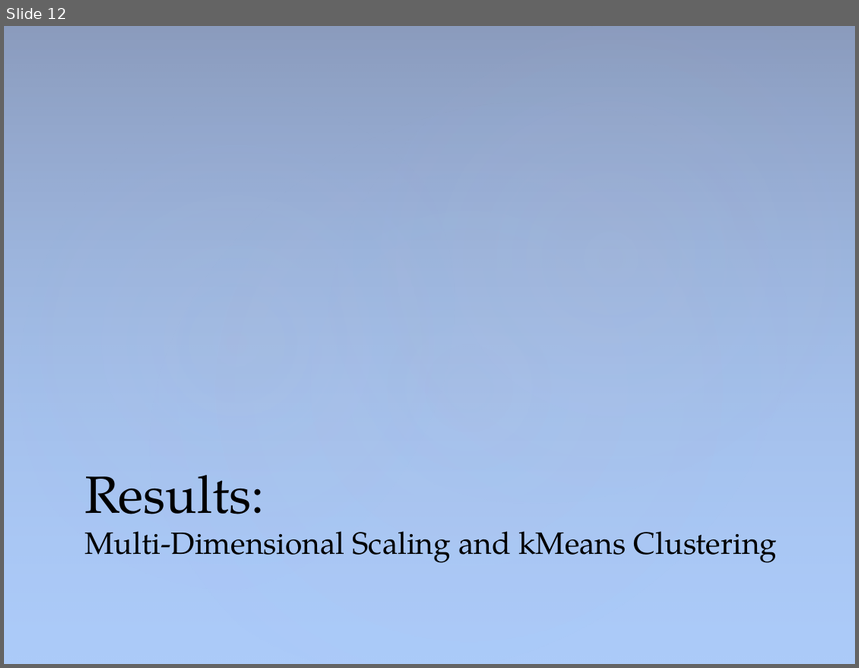
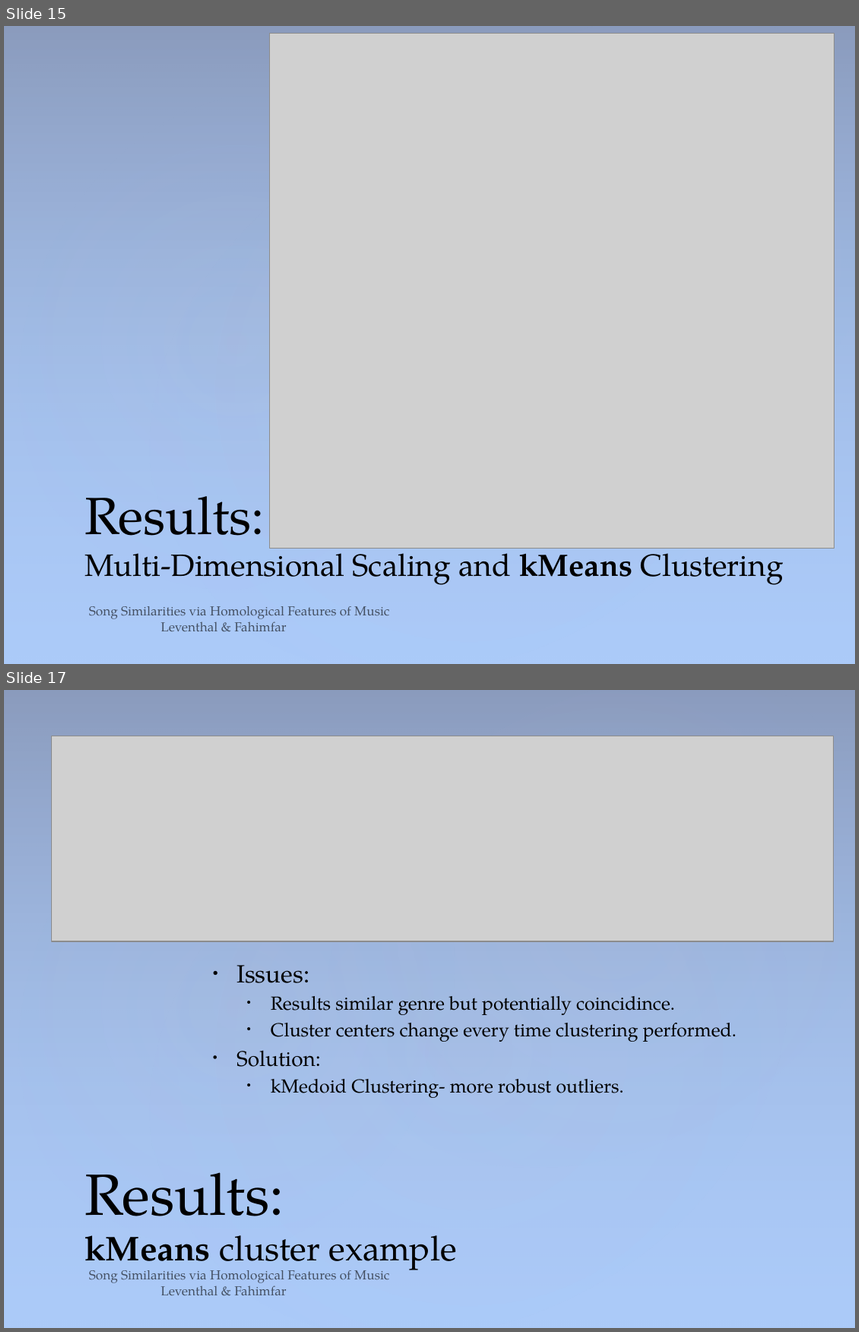
Before and after one commit to sam-lev/Classifications-Of-Songs-via-Homology-of-Chroma-Features, a slide deck: project/presentation/PresentationPowerPoint.pptx. Shown one above the other, each under a label of ours: slide 12 before the commit, slides 15 and 17 after it; the slides between them are not shown. The pictures are 859x668 and 859x1332 pixels, drawn with LibreOffice and Linux fonts; fonts in the diff are those of the drawing; grey boxes stand for pictures. Boxes give left, top, right and bottom in pixels: in the first picture for what was removed or moved away, otherwise in the second. Text is boxed around its words. In the diff, an @@ line names an element or a change of style, - is before the commit and + after.

Commit message:
presentation and started shortloop and counting homological features in songs and their size to approximate which keys

```diff
--- a/project/presentation/PresentationPowerPoint.pptx
+++ b/project/presentation/PresentationPowerPoint.pptx
@@ slide 17 added at bbox=[4, 690, 855, 1328], background #ACCBF9; not listed: 4 template elements that a slide beside it also shows @@
@@ picture added at bbox=[52, 736, 834, 941] @@
@@ text added at bbox=[237, 965, 737, 1098], 16 pt, text #000000 @@
+• Issues:
+  • Results similar genre but potentially coincidince.
+  • Cluster centers change every time clustering performed.
+• Solution:
+  • kMedoid Clustering- more robust outliers.
@@ title added at bbox=[85, 1173, 457, 1274], 29 pt, text #000000 @@
+Results:
+kMeans cluster example
@@ text added at bbox=[89, 1271, 389, 1296], 11 pt, text #000000 at 60% opacity @@
+Song Similarities via Homological Features of Music Leventhal & Fahimfar
@@ what was slide 12 is now slide 15 @@
@@ slide 15 changed as well @@
@@ picture added at bbox=[269, 34, 834, 549] @@
@@ title "Results: Multi-Dimensional Scaling and kMeans ..." at bbox=[85, 496, 783, 585]: bold on in "kMeans" @@
@@ text added at bbox=[89, 607, 389, 632], 11 pt, text #000000 at 60% opacity @@
+Song Similarities via Homological Features of Music Leventhal & Fahimfar
```
Also in this commit, not shown: 12 other slides changed, 8 other slides added, 4 slides removed, 38 other files.
